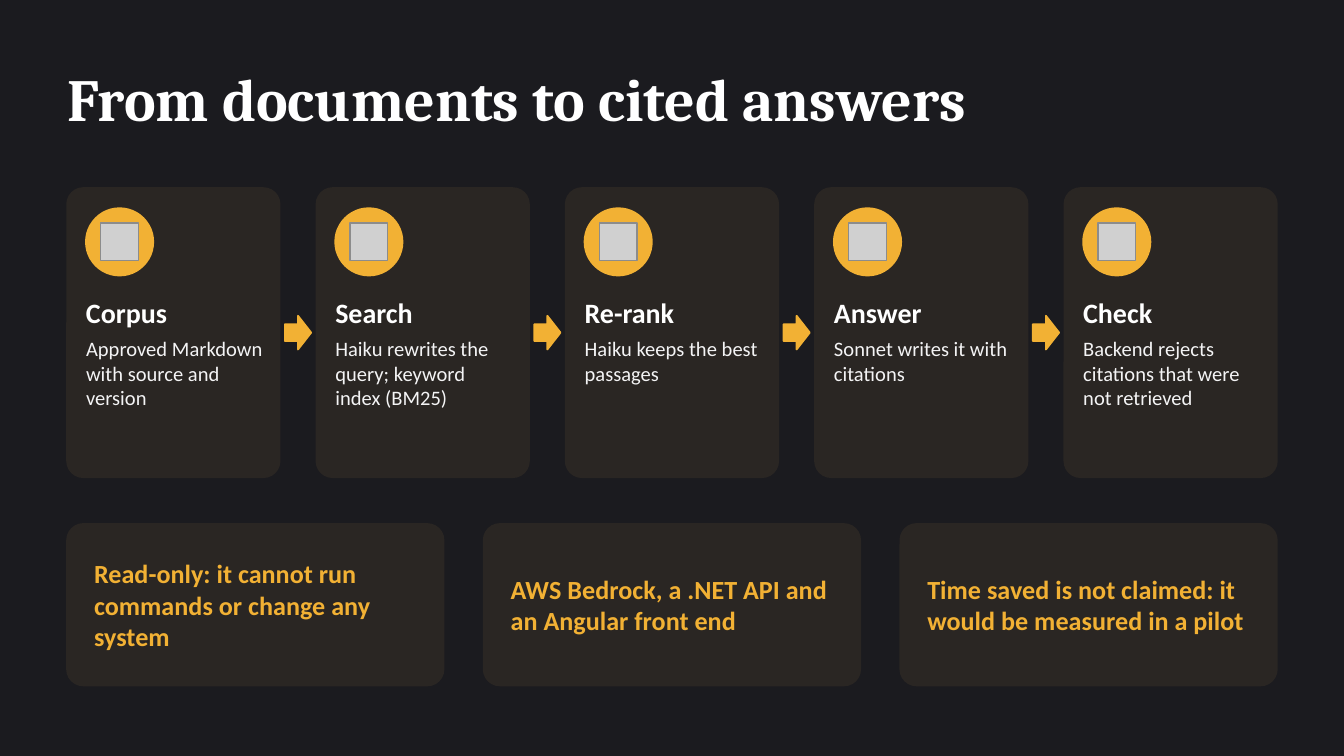
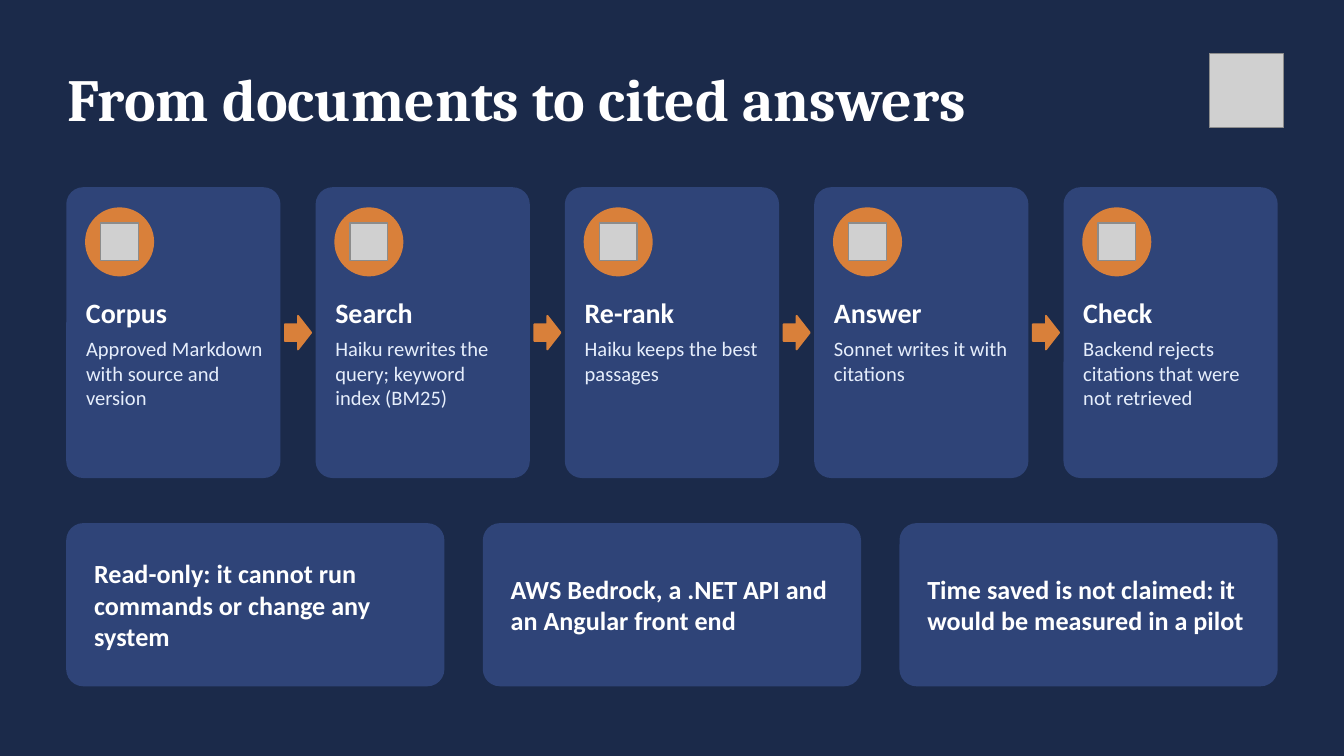
Before and after one commit to AlexCastandcrew/OnboardingAgent, a slide deck: slide 4 of docs/Moltres-Agent-intro.pptx. Drawn at 1344x756 pixels with LibreOffice and Linux fonts; fonts in the diff are those of the drawing; grey boxes stand for pictures. Boxes give left, top, right and bottom in pixels: in the first picture for what was removed or moved away, otherwise in the second. Text is boxed around its words. In the diff, an @@ line names an element or a change of style, - is before the commit and + after.

```diff
--- a/docs/Moltres-Agent-intro.pptx
+++ b/docs/Moltres-Agent-intro.pptx
@@ background #1B1B1F to #1B2A4A @@
@@ picture added at [1210,54,1284,128] @@
@@ fill #F2B134 to #D9803A; outline #F2B134 1 pt to #D9803A 1 pt in 9 elements at [86,208,153,276], [285,316,312,349], [336,208,403,276], [535,316,562,349], [585,208,652,276], [784,316,810,349], [835,208,902,276], [1032,316,1059,349], [1083,208,1150,276] @@
@@ text colour #F4F4F5 to #E6EEFC in 5 elements at [86,341,262,405], [335,341,488,408], [585,341,758,385], [834,341,1007,381], [1083,341,1240,405] @@
@@ fill #2A2623 to #2F4478; outline #2A2623 1 pt to #2F4478 1 pt in 8 elements at [67,188,280,477], [316,188,528,477], [566,188,778,477], [816,188,1028,477], [1064,188,1277,477], [67,524,444,685], [484,524,860,685], [900,524,1277,685] @@
@@ text colour #F2B134 to #FFFFFF in 3 elements at [94,564,370,650], [511,580,827,635], [927,580,1243,634] @@
```
Also in this commit, not shown: 3 other slides changed, 1 slide added, 34 other files.
